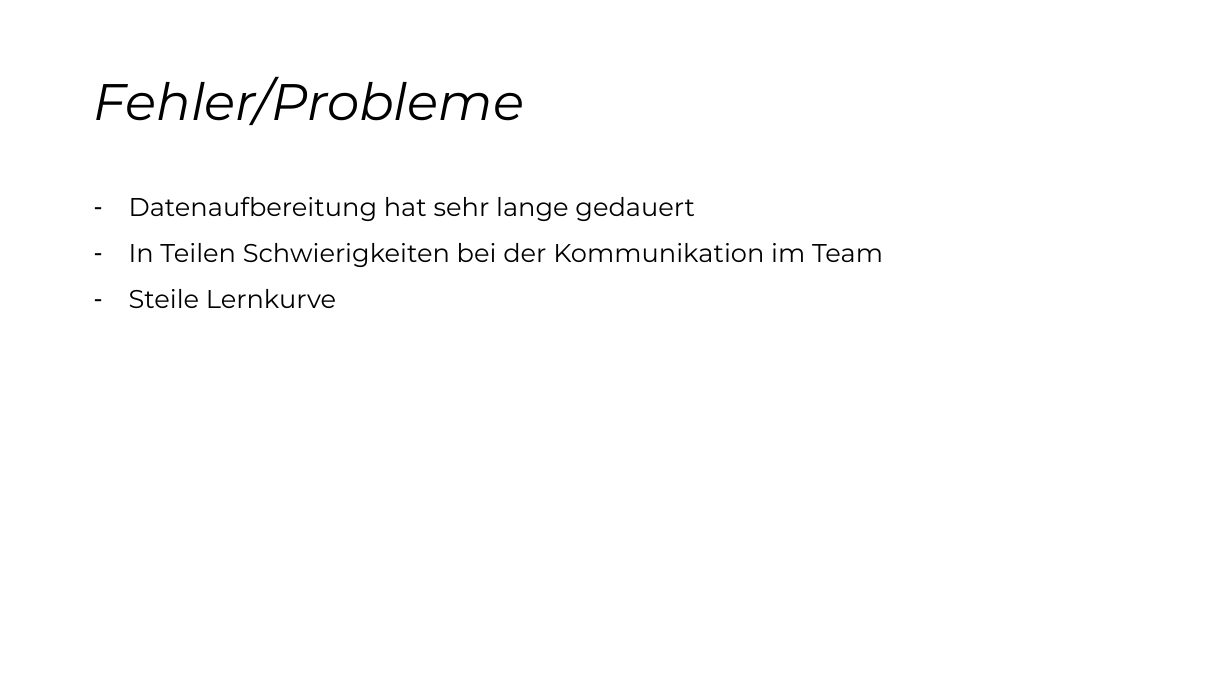
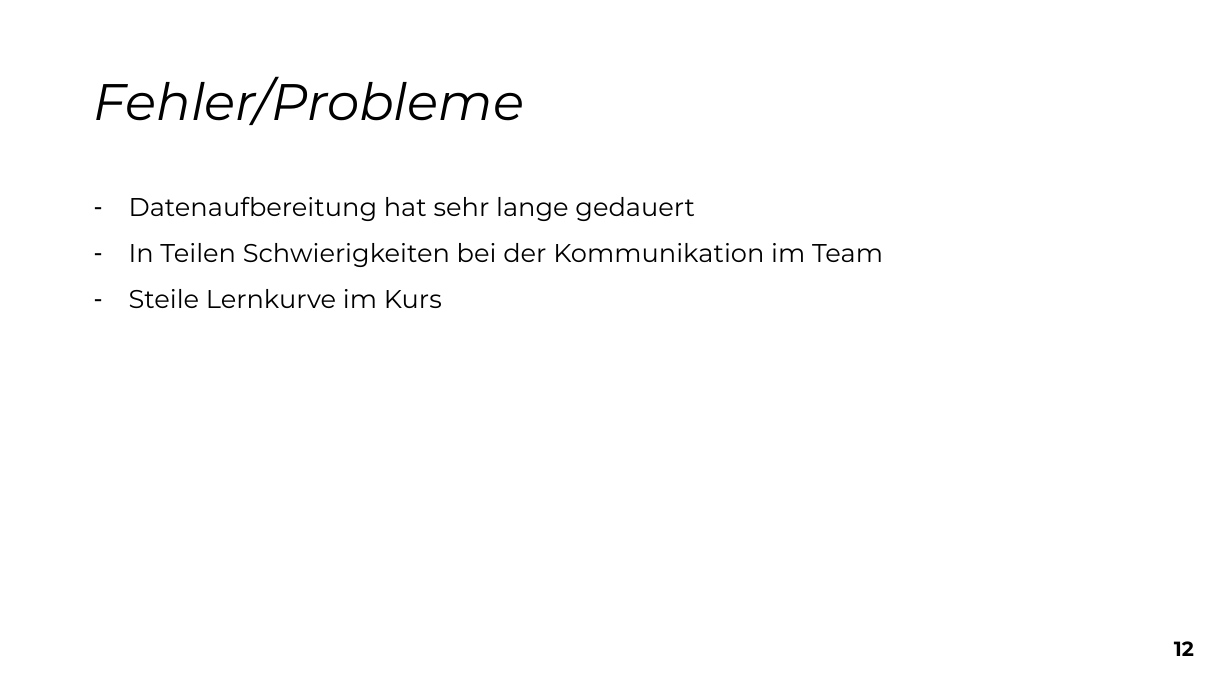
Before and after one commit to snw7/OC1-team-1, a slide deck: slide 14 of praesentation/abschluss-praesentation.pptx (slide 13 before the commit). Drawn at 1232x693 pixels with LibreOffice and Linux fonts; fonts in the diff are those of the drawing. Boxes give left, top, right and bottom in pixels: in the first picture for what was removed or moved away, otherwise in the second. Text is boxed around its words. In the diff, an @@ line names an element or a change of style, - is before the commit and + after.

```diff
--- a/praesentation/abschluss-praesentation.pptx
+++ b/praesentation/abschluss-praesentation.pptx
@@ text at (129,289,442,308): text changed @@
-– Steile Lernkurve
+– Steile Lernkurve im Kurs
@@ text added at (1174,641,1194,656), 16 pt, text #000000, bold @@
+12
```
Also in this commit, not shown: 11 other slides changed, 1 slide added, 1 other file.
